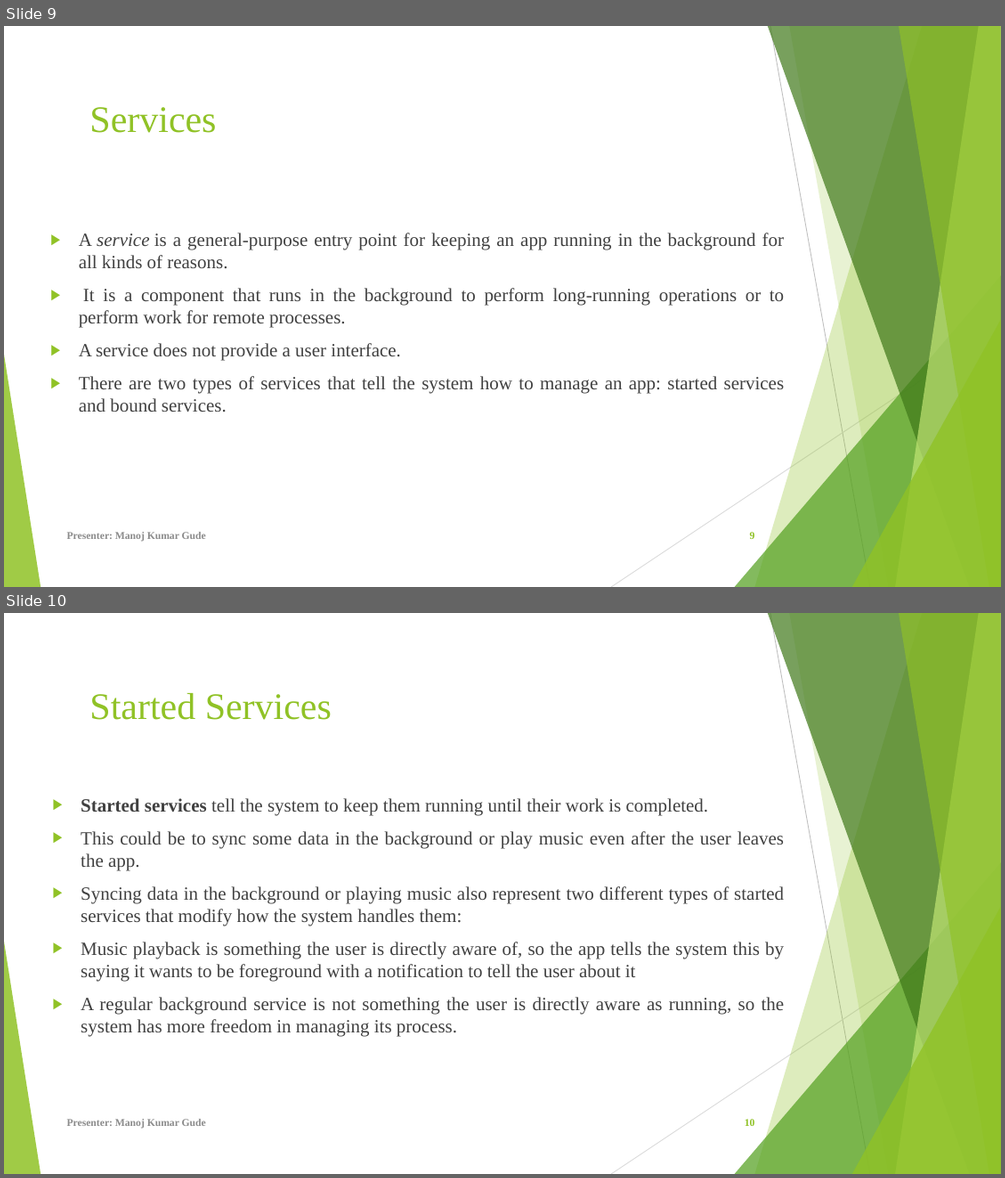
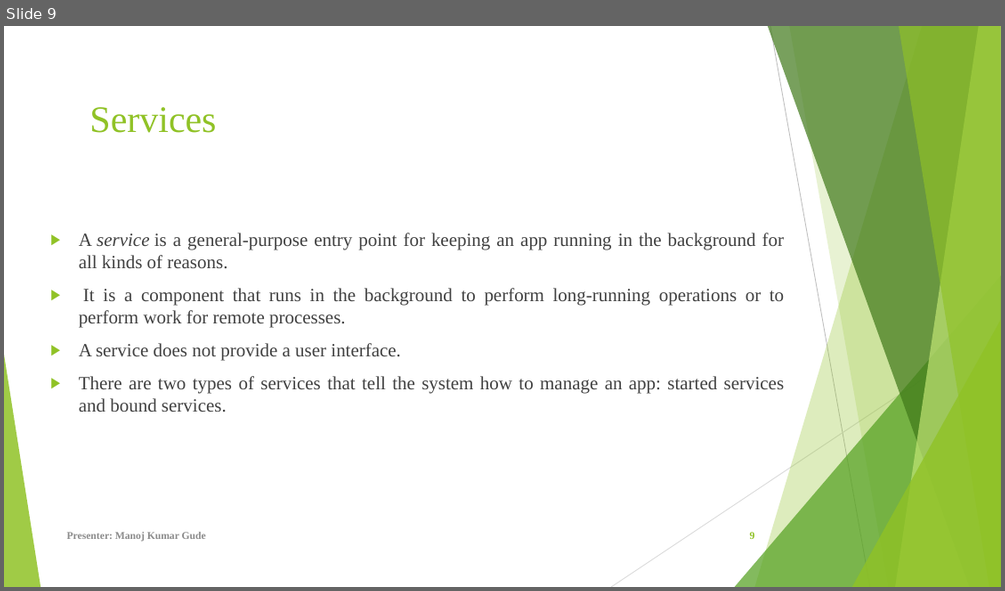
Before and after one commit to Sec03Team05Fall22GDP1/FreebiesforNewbies, a slide deck: Project_Files/Sprint 6/FreeBies For NewBies.pptx. Shown one above the other, each under a label of ours: slides 9 and 10 before the commit, slide 9 after it. The pictures are 1005x1178 and 1005x591 pixels, drawn with LibreOffice and Linux fonts; fonts in the diff are those of the drawing. Boxes give left, top, right and bottom in pixels: in the first picture for what was removed or moved away, otherwise in the second. Text is boxed around its words. In the diff, an @@ line names an element or a change of style, - is before the commit and + after.

```diff
--- a/Project_Files/Sprint 6/FreeBies For NewBies.pptx
+++ b/Project_Files/Sprint 6/FreeBies For NewBies.pptx
@@ slide 10 removed at box(4, 613, 1001, 1174), background #FFFFFF; not listed: 10 template elements that a slide beside it also shows @@
@@ title removed at box(89, 693, 332, 720) @@
-Started Services
@@ text removed at box(81, 798, 785, 1037) @@
-▶ Started services tell the system to keep them running until their work is completed.
-▶ This could be to sync some data in the background or play music even after the user leaves the app.
-▶ Syncing data in the background or playing music also represent two different types of started services that modify how the system handles them:
-▶ Music playback is something the user is directly aware of, so the app tells the system this by saying it wants to be foreground with a notification to tell the user about it
-▶ A regular background service is not something the user is directly aware as running, so the system has more freedom in managing its process.
@@ text removed at box(67, 1119, 206, 1128) @@
-Presenter: Manoj Kumar Gude
@@ page number removed at box(744, 1119, 755, 1126) @@
-10
```
Also in this commit, not shown: 5 slides changed, 8 slides added, 1 other slide removed.
